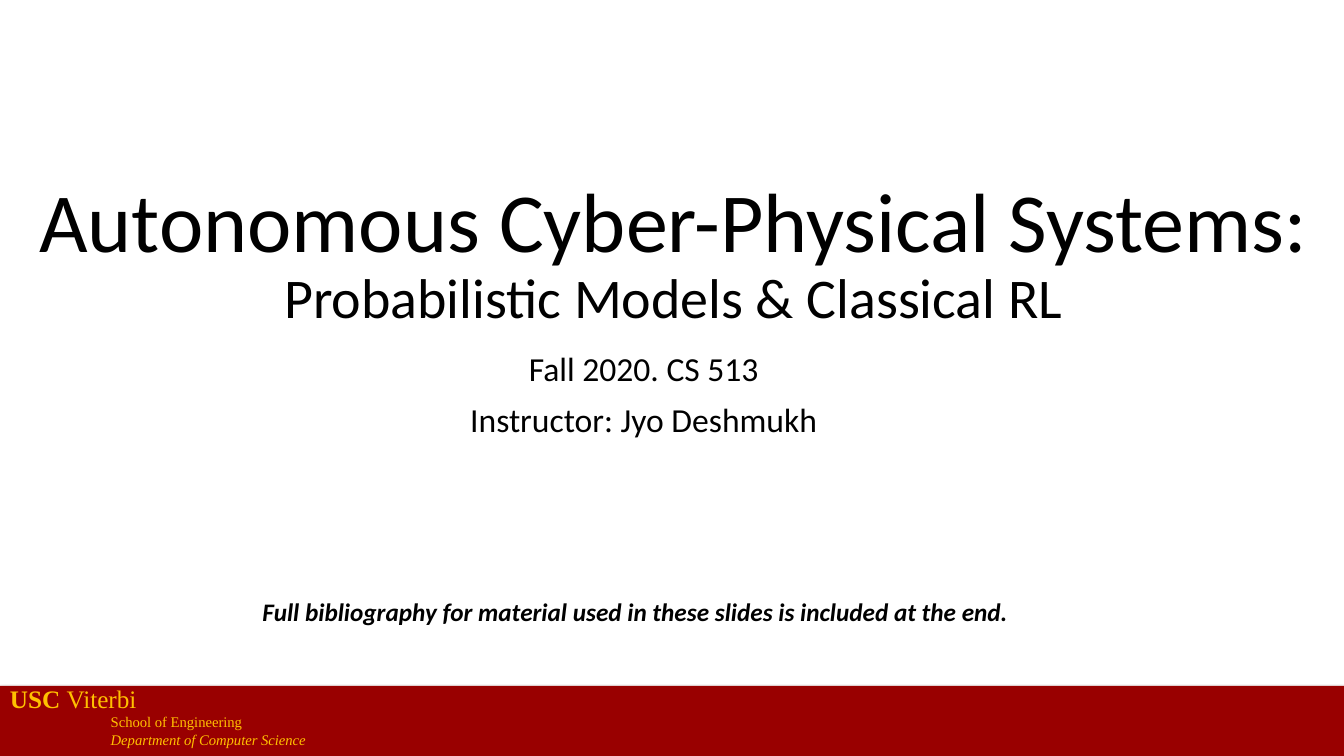
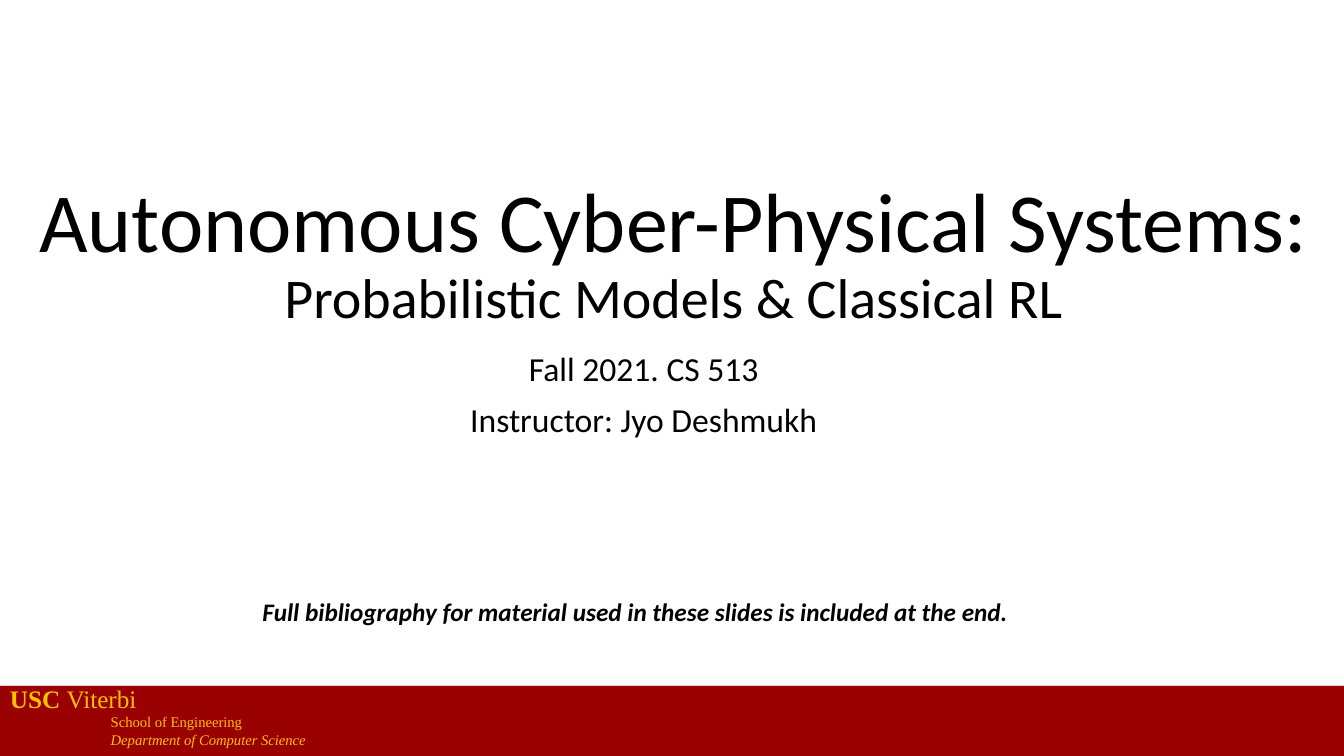
Before and after one commit to jdeshmukh/jdeshmukh.github.io, a slide deck: slide 1 of teaching/cs513slides/lecture9-Probabilistic-Models.pptx. Drawn at 1344x756 pixels with LibreOffice and Linux fonts; fonts in the diff are those of the drawing. Boxes give left, top, right and bottom in pixels: in the first picture for what was removed or moved away, otherwise in the second. Text is boxed around its words. In the diff, an @@ line names an element or a change of style, - is before the commit and + after.

Commit message:
stuff

```diff
--- a/teaching/cs513slides/lecture9-Probabilistic-Models.pptx
+++ b/teaching/cs513slides/lecture9-Probabilistic-Models.pptx
@@ subtitle at (529,357,758,382): text changed @@
-Fall 2020. CS 513
+Fall 2021. CS 513
```
Also in this commit, not shown: 3 other slides changed, 10 slides removed.
